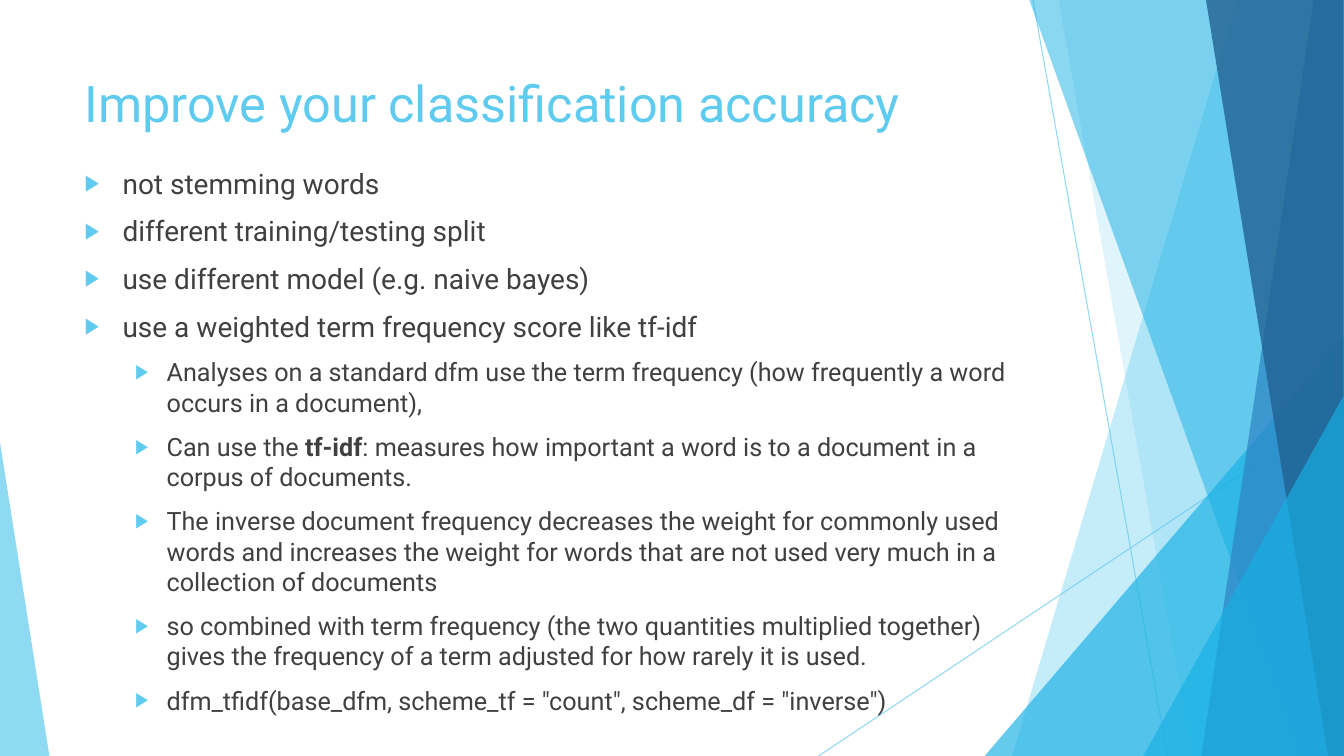
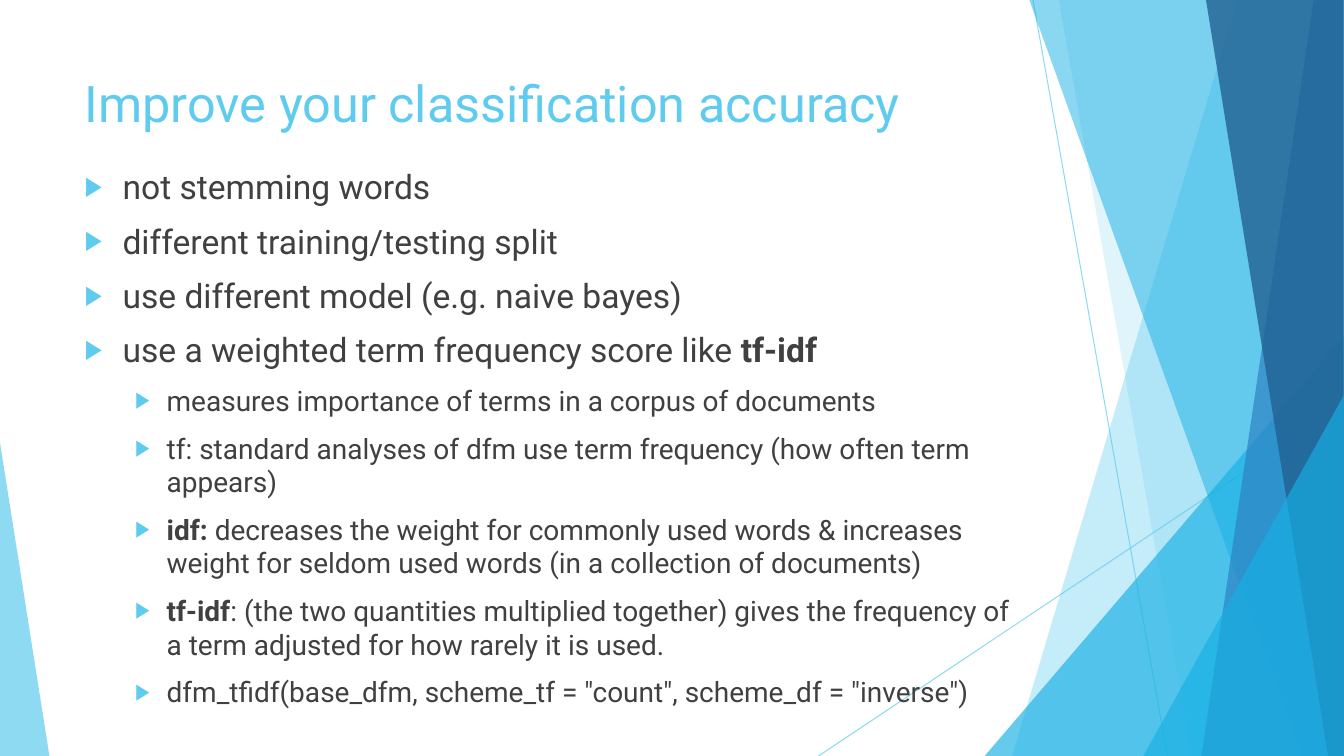
Before and after one commit to shellylac/TextMiningIntro_inR, a slide deck: slide 21 of Slides_Notes/TextTutorial_Slides.pptx. Drawn at 1344x756 pixels with LibreOffice and Linux fonts; fonts in the diff are those of the drawing. Boxes give left, top, right and bottom in pixels: in the first picture for what was removed or moved away, otherwise in the second. Text is boxed around its words. In the diff, an @@ line names an element or a change of style, - is before the commit and + after.

Commit message:
updated slides

```diff
--- a/Slides_Notes/TextTutorial_Slides.pptx
+++ b/Slides_Notes/TextTutorial_Slides.pptx
@@ text at bbox=[123, 174, 968, 709]: size 20 to 24 pt in "not stemming words", "different training/testing split", "use different model (e.g. naive bayes)", "use a weighted term frequency score like ..."; bold on in "tf-idf"; size 18 to 20 pt in "dfm_tfidf(base_dfm, scheme_tf = "count", scheme_df = "invers ..." @@
@@ text at bbox=[167, 389, 1009, 661]: text changed; size 18 to 20 pt @@
-  ▶ Analyses on a standard dfm use the term frequency (how frequently a word occurs in a document),
-  ▶ Can use the tf-idf: measures how important a word is to a document in a corpus of documents.
-  ▶ The inverse document frequency decreases the weight for commonly used words and increases the weight for words that are not used very much in a collection of documents
-  ▶ so combined with term frequency (the two quantities multiplied together) gives the frequency of a term adjusted for how rarely it is used.
+  ▶ measures importance of terms in a corpus of documents
+  ▶ tf: standard analyses of dfm use term frequency (how often term appears)
+  ▶ idf: decreases the weight for commonly used words & increases weight for seldom used words (in a collection of documents)
+  ▶ tf-idf: (the two quantities multiplied together) gives the frequency of a term adjusted for how rarely it is used.
```
Also in this commit, not shown: 4 other slides changed.
